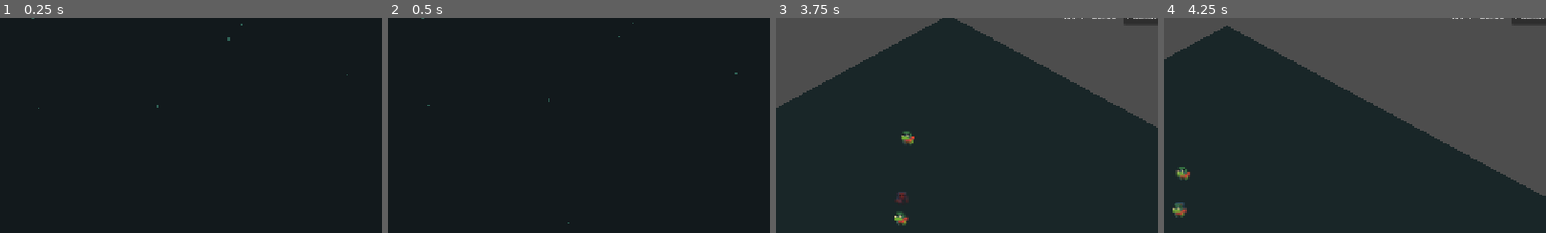
Above: before the commit, frames 1-4 (left to right).
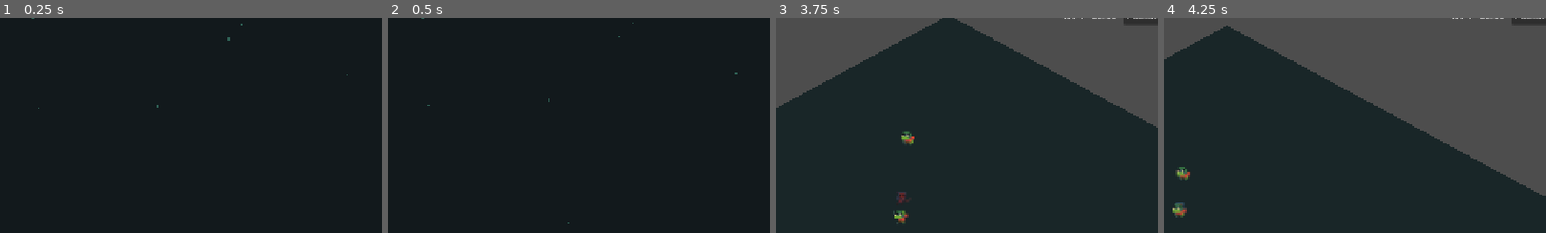
Above: after the commit, the same moments.

Repository: mspandrade/godot-ecos-do-prisma
Game: Godot game, scene res://scenes/ui/MainMenu.tscn
The game is run twice, just before and just after one commit, with the same random seed, the same clock (stepped at 60 frames per second) and the same inputs.
Inputs:
- Up to frame 1 (0.25 s): no input
- Up to frame 2 (0.5 s): no input
- Up to frame 3 (3.75 s): click "Jogar" at 0.5 s; click "Pausar" at 1.25 s; click "Reiniciar" at 2 s; click "Pausar" at 2.75 s; click "Reiniciar" at 3.5 s
- Up to frame 4 (4.25 s): no input
The pictures show only the part of the screen within x 48-98%, y 5-55%; the shares and areas given below are measured in that part.

Frames 1-2 are identical in both runs. In frame 3, 0.2% of the frame differs, in the area x 30-35%, y 84-97%; in frame 4, nothing differs.

Commit message:
Add attack animations to entities

Diff:
--- a/scenes/Companion.tscn
+++ b/scenes/Companion.tscn
@@ -39,6 +39,22 @@
 "values": [0, 1]
 }
 
+[sub_resource type="Animation" id="Animation_attack"]
+resource_name = "attack"
+length = 0.24
+tracks/0/type = "value"
+tracks/0/imported = false
+tracks/0/enabled = true
+tracks/0/path = NodePath(".:walk_frame")
+tracks/0/interp = 1
+tracks/0/loop_wrap = true
+tracks/0/keys = {
+"times": PackedFloat32Array(0, 0.12),
+"transitions": PackedFloat32Array(1, 1),
+"update": 1,
+"values": [0, 1]
+}
+
 [sub_resource type="Animation" id="Animation_RESET"]
 length = 0.001
 tracks/0/type = "value"
@@ -57,6 +73,7 @@
 [sub_resource type="AnimationLibrary" id="AnimationLibrary_entities"]
 _data = {
 "RESET": SubResource("Animation_RESET"),
+"attack": SubResource("Animation_attack"),
 "idle": SubResource("Animation_idle"),
 "walk": SubResource("Animation_walk")
 }
--- a/scenes/Enemy.tscn
+++ b/scenes/Enemy.tscn
@@ -39,6 +39,22 @@
 "values": [0, 1]
 }
 
+[sub_resource type="Animation" id="Animation_attack"]
+resource_name = "attack"
+length = 0.24
+tracks/0/type = "value"
+tracks/0/imported = false
+tracks/0/enabled = true
+tracks/0/path = NodePath(".:walk_frame")
+tracks/0/interp = 1
+tracks/0/loop_wrap = true
+tracks/0/keys = {
+"times": PackedFloat32Array(0, 0.12),
+"transitions": PackedFloat32Array(1, 1),
+"update": 1,
+"values": [0, 1]
+}
+
 [sub_resource type="Animation" id="Animation_RESET"]
 length = 0.001
 tracks/0/type = "value"
@@ -57,6 +73,7 @@
 [sub_resource type="AnimationLibrary" id="AnimationLibrary_entities"]
 _data = {
 "RESET": SubResource("Animation_RESET"),
+"attack": SubResource("Animation_attack"),
 "idle": SubResource("Animation_idle"),
 "walk": SubResource("Animation_walk")
 }
--- a/scenes/Player.tscn
+++ b/scenes/Player.tscn
@@ -42,6 +42,22 @@
 "values": [0, 1]
 }
 
+[sub_resource type="Animation" id="Animation_attack"]
+resource_name = "attack"
+length = 0.24
+tracks/0/type = "value"
+tracks/0/imported = false
+tracks/0/enabled = true
+tracks/0/path = NodePath(".:walk_frame")
+tracks/0/interp = 1
+tracks/0/loop_wrap = true
+tracks/0/keys = {
+"times": PackedFloat32Array(0, 0.12),
+"transitions": PackedFloat32Array(1, 1),
+"update": 1,
+"values": [0, 1]
+}
+
 [sub_resource type="Animation" id="Animation_RESET"]
 length = 0.001
 tracks/0/type = "value"
@@ -60,6 +76,7 @@
 [sub_resource type="AnimationLibrary" id="AnimationLibrary_entities"]
 _data = {
 "RESET": SubResource("Animation_RESET"),
+"attack": SubResource("Animation_attack"),
 "idle": SubResource("Animation_idle"),
 "walk": SubResource("Animation_walk")
 }
--- a/scripts/game/companion.gd
+++ b/scripts/game/companion.gd
@@ -33,10 +33,11 @@
 const MAX_LEASH_DISTANCE := 420.0
 var sprite_type := "knight_blue_shield"
 var sprite_facing := "front"
+var sprite_action := "walk"
 var walk_frame := 0:
 	set(value):
 		walk_frame = int(value)
-		_apply_walk_frame()
+		_apply_sprite_frame()
 
 @onready var body: Sprite2D = $Body
 @onready var animation_player: AnimationPlayer = $AnimationPlayer
@@ -63,6 +64,7 @@
 	_apply_class_sprite()
 	add_to_group("companions")
 	body.modulate = Color(1.0, 1.0, 1.0, 0.62)
+	animation_player.animation_finished.connect(_on_animation_finished)
 	animation_player.play("idle")
 
 func _class_sprite_type() -> String:
@@ -81,7 +83,7 @@
 
 func _apply_class_sprite() -> void:
 	sprite_type = _class_sprite_type()
-	_apply_walk_frame()
+	_apply_sprite_frame()
 
 func _physics_process(delta: float) -> void:
 	if not is_instance_valid(player):
@@ -121,21 +123,38 @@
 	_update_sprite_facing(velocity)
 	_update_walk_animation(velocity.length() > 5.0)
 
-func _apply_walk_frame() -> void:
+func _apply_sprite_frame() -> void:
 	if body:
-		EntitySpriteAtlas.apply_entity_frame(body, sprite_type, sprite_facing, "walk", walk_frame)
+		EntitySpriteAtlas.apply_entity_frame(body, sprite_type, sprite_facing, sprite_action, walk_frame)
 
 func _update_sprite_facing(move_velocity: Vector2) -> void:
 	var next_facing := "back" if move_velocity.x < -5.0 and move_velocity.y < -5.0 else "front"
 	if sprite_facing == next_facing:
 		return
 	sprite_facing = next_facing
-	_apply_walk_frame()
+	_apply_sprite_frame()
 
 func _update_walk_animation(is_moving: bool) -> void:
+	if sprite_action == "attack":
+		return
 	var target_animation := "walk" if is_moving else "idle"
 	if animation_player.current_animation != target_animation:
+		sprite_action = "walk"
 		animation_player.play(target_animation)
+
+func play_attack_animation() -> void:
+	if is_down:
+		return
+	sprite_action = "attack"
+	walk_frame = 0
+	animation_player.play("attack")
+
+func _on_animation_finished(animation_name: StringName) -> void:
+	if animation_name != &"attack":
+		return
+	sprite_action = "walk"
+	_apply_sprite_frame()
+	_update_walk_animation(velocity.length() > 5.0)
 
 func add_xp(amount: int) -> void:
 	if is_down or not is_recruited:
@@ -190,6 +209,7 @@
 			ability_power *= 1.15
 
 func _use_class_action() -> void:
+	play_attack_animation()
 	match class_type:
 		"shield":
 			_shield_attack()
@@ -232,6 +252,8 @@
 		return
 	for enemy in get_tree().get_nodes_in_group("enemies"):
 		if enemy.is_active and enemy.global_position.distance_to(global_position) < 46.0:
+			if enemy.has_method("play_attack_animation"):
+				enemy.play_attack_animation()
 			take_damage(enemy.get_contact_damage())
 			return
 
--- a/scripts/game/enemy.gd
+++ b/scripts/game/enemy.gd
@@ -20,10 +20,11 @@
 var burn_time := 0.0
 var sprite_type := "goblin_green_sword"
 var sprite_facing := "front"
+var sprite_action := "walk"
 var walk_frame := 0:
 	set(value):
 		walk_frame = int(value)
-		_apply_walk_frame()
+		_apply_sprite_frame()
 
 @onready var body: Sprite2D = $Body
 @onready var animation_player: AnimationPlayer = $AnimationPlayer
@@ -31,6 +32,7 @@
 
 func _ready() -> void:
 	add_to_group("enemies")
+	animation_player.animation_finished.connect(_on_animation_finished)
 	hurtbox.area_entered.connect(_on_hurtbox_area_entered)
 	deactivate()
 
@@ -50,6 +52,7 @@
 	scale = Vector2.ONE * (1.75 if boss else 1.0)
 	visible = true
 	is_active = true
+	sprite_action = "walk"
 	animation_player.play("walk")
 	knockback_velocity = Vector2.ZERO
 	burn_damage_per_second = 0.0
@@ -135,23 +138,40 @@
 	elif wave >= 3:
 		sprite_type = ["goblin_green_spear", "slime_orange", "goblin_green_sword"].pick_random()
 	walk_frame = 0
-	_apply_walk_frame()
+	_apply_sprite_frame()
 
-func _apply_walk_frame() -> void:
+func _apply_sprite_frame() -> void:
 	if body:
-		EntitySpriteAtlas.apply_entity_frame(body, sprite_type, sprite_facing, "walk", walk_frame)
+		EntitySpriteAtlas.apply_entity_frame(body, sprite_type, sprite_facing, sprite_action, walk_frame)
 
 func _update_sprite_facing(move_velocity: Vector2) -> void:
 	var next_facing := "back" if move_velocity.x < -5.0 and move_velocity.y < -5.0 else "front"
 	if sprite_facing == next_facing:
 		return
 	sprite_facing = next_facing
-	_apply_walk_frame()
+	_apply_sprite_frame()
 
 func _update_walk_animation(is_moving: bool) -> void:
+	if sprite_action == "attack":
+		return
 	var target_animation := "walk" if is_moving else "idle"
 	if animation_player.current_animation != target_animation:
+		sprite_action = "walk"
 		animation_player.play(target_animation)
+
+func play_attack_animation() -> void:
+	if not is_active:
+		return
+	sprite_action = "attack"
+	walk_frame = 0
+	animation_player.play("attack")
+
+func _on_animation_finished(animation_name: StringName) -> void:
+	if animation_name != &"attack":
+		return
+	sprite_action = "walk"
+	_apply_sprite_frame()
+	_update_walk_animation(velocity.length() > 5.0)
 
 func _on_hurtbox_area_entered(area: Area2D) -> void:
 	if area.owner and area.owner.has_method("get_damage"):
--- a/scripts/game/player.gd
+++ b/scripts/game/player.gd
@@ -28,10 +28,11 @@
 var is_intangible := false
 var sprite_type := "rogue_blue_hood"
 var sprite_facing := "front"
+var sprite_action := "walk"
 var walk_frame := 0:
 	set(value):
 		walk_frame = int(value)
-		_apply_walk_frame()
+		_apply_sprite_frame()
 
 @onready var body: Sprite2D = $Body
 @onready var animation_player: AnimationPlayer = $AnimationPlayer
@@ -56,6 +57,7 @@
 	base_collision_mask = collision_mask
 	base_hit_area_mask = hit_area.collision_mask
 	_apply_character_sprite()
+	animation_player.animation_finished.connect(_on_animation_finished)
 	animation_player.play("idle")
 	hit_area.area_entered.connect(_on_hit_area_entered)
 	pickup_area.area_entered.connect(_on_pickup_area_entered)
@@ -96,23 +98,38 @@
 			sprite_type = "knight_blue_shield"
 		"spark":
 			sprite_type = "mage_blue"
-	_apply_walk_frame()
-
-func _apply_walk_frame() -> void:
+	_apply_sprite_frame()
+
+func _apply_sprite_frame() -> void:
 	if body:
-		EntitySpriteAtlas.apply_entity_frame(body, sprite_type, sprite_facing, "walk", walk_frame)
+		EntitySpriteAtlas.apply_entity_frame(body, sprite_type, sprite_facing, sprite_action, walk_frame)
 
 func _update_sprite_facing(move_velocity: Vector2) -> void:
 	var next_facing := "back" if move_velocity.x < -5.0 and move_velocity.y < -5.0 else "front"
 	if sprite_facing == next_facing:
 		return
 	sprite_facing = next_facing
-	_apply_walk_frame()
+	_apply_sprite_frame()
 
 func _update_walk_animation(is_moving: bool) -> void:
+	if sprite_action == "attack":
+		return
 	var target_animation := "walk" if is_moving else "idle"
 	if animation_player.current_animation != target_animation:
+		sprite_action = "walk"
 		animation_player.play(target_animation)
+
+func play_attack_animation() -> void:
+	sprite_action = "attack"
+	walk_frame = 0
+	animation_player.play("attack")
+
+func _on_animation_finished(animation_name: StringName) -> void:
+	if animation_name != &"attack":
+		return
+	sprite_action = "walk"
+	_apply_sprite_frame()
+	_update_walk_animation(velocity.length() > 5.0)
 
 func _read_input() -> Vector2:
 	if joystick_path != NodePath():
@@ -221,6 +238,8 @@
 
 func _on_hit_area_entered(area: Area2D) -> void:
 	if area.owner and area.owner.has_method("get_contact_damage"):
+		if area.owner.has_method("play_attack_animation"):
+			area.owner.play_attack_animation()
 		take_damage(area.owner.get_contact_damage())
 		contact_tick = 0.45
 
@@ -228,6 +247,8 @@
 	var highest_damage := 0.0
 	for area in hit_area.get_overlapping_areas():
 		if area.owner and area.owner.has_method("get_contact_damage"):
+			if area.owner.has_method("play_attack_animation"):
+				area.owner.play_attack_animation()
 			highest_damage = max(highest_damage, float(area.owner.get_contact_damage()))
 	if highest_damage > 0.0:
 		take_damage(highest_damage)
--- a/scripts/game/weapon_system.gd
+++ b/scripts/game/weapon_system.gd
@@ -26,6 +26,8 @@
 			_fire_weapon(id)
 
 func _fire_weapon(id: String) -> void:
+	if player.has_method("play_attack_animation"):
+		player.play_attack_animation()
 	var level := int(run_state.weapon_levels.get(id, 1))
 	var def: Dictionary = weapon_defs[id]
 	var cd: float = float(def["cooldown"]) * max(0.45, 1.0 - level * 0.035)
Not shown: 1 places in scenes/Companion.tscn that only renumber resources
Not shown: 1 places in scenes/Enemy.tscn that only renumber resources
Not shown: 1 places in scenes/Player.tscn that only renumber resources
